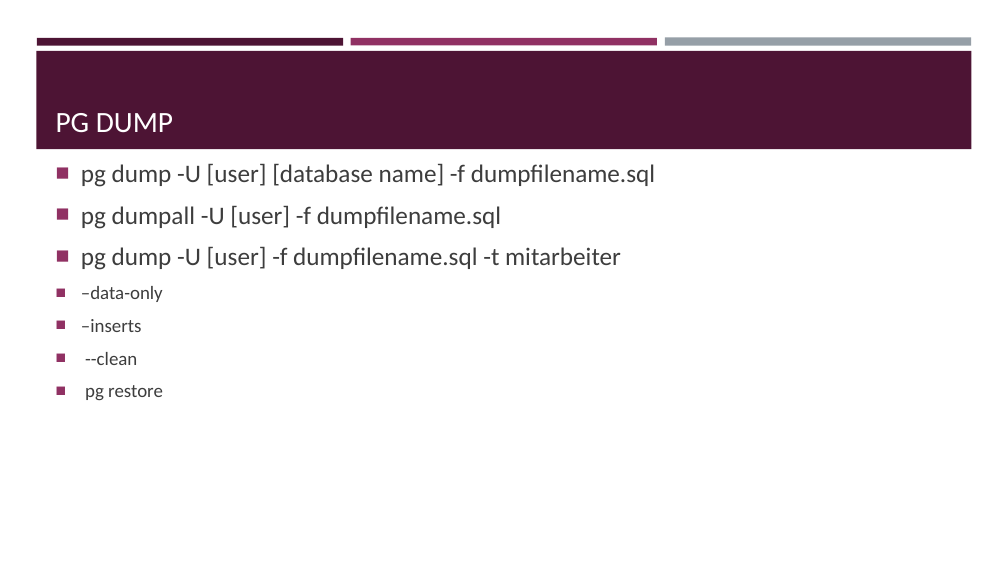
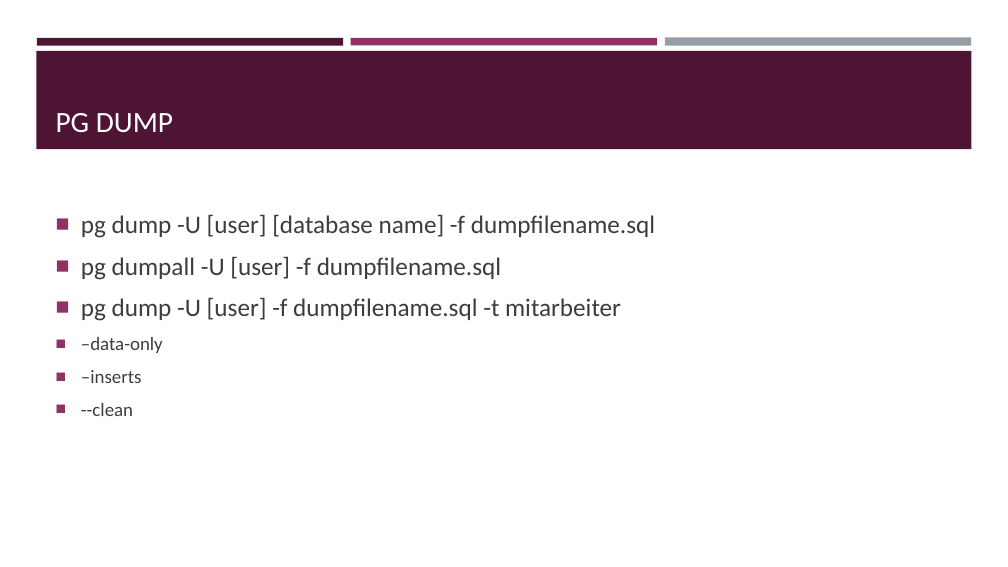
Before and after one commit to mhaidn-tgm/DBBackup, a slide deck: slide 11 of Präsentation.pptx (slide 10 before the commit). Drawn at 1008x567 pixels with LibreOffice and Linux fonts; fonts in the diff are those of the drawing. Boxes give left, top, right and bottom in pixels: in the first picture for what was removed or moved away, otherwise in the second. Text is boxed around its words. In the diff, an @@ line names an element or a change of style, - is before the commit and + after.

```diff
--- a/Präsentation.pptx
+++ b/Präsentation.pptx
@@ text "pg dump -U [user] [database ..." moved from (x1=81, y1=163, x2=655, y2=401) to (x1=81, y1=214, x2=655, y2=416) @@
@@ text at (x1=85, y1=385, x2=163, y2=401): paragraph removed @@
-■ pg restore
```
Also in this commit, not shown: 1 other slide changed, 2 slides added, 1 other file.
